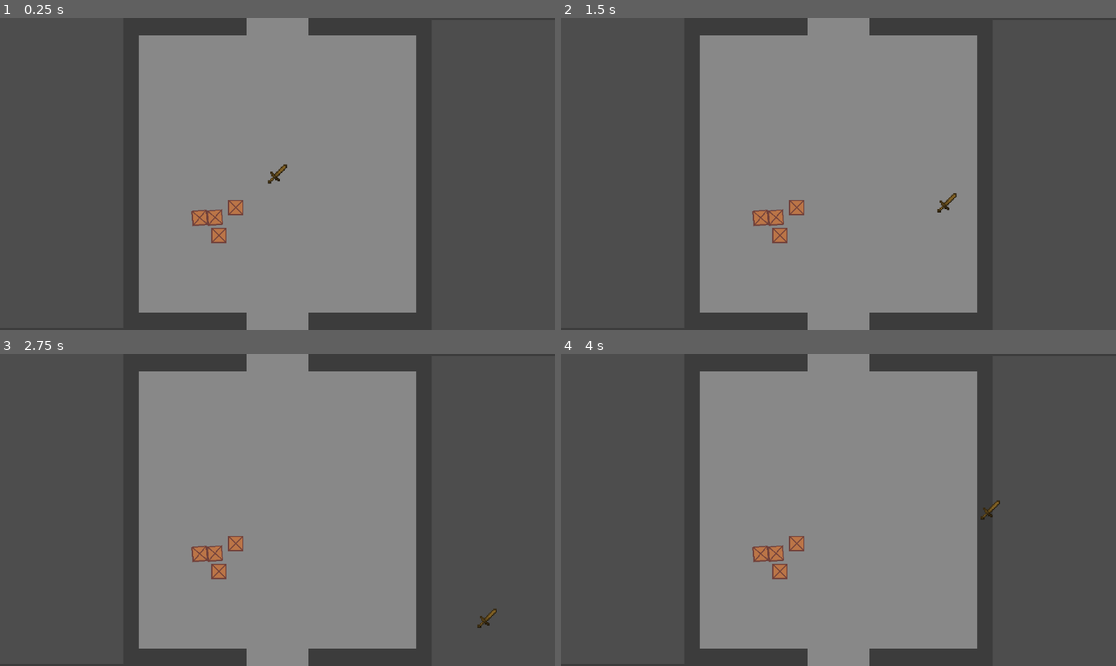
Above: before the commit, frames 1-4 (two rows, left to right).
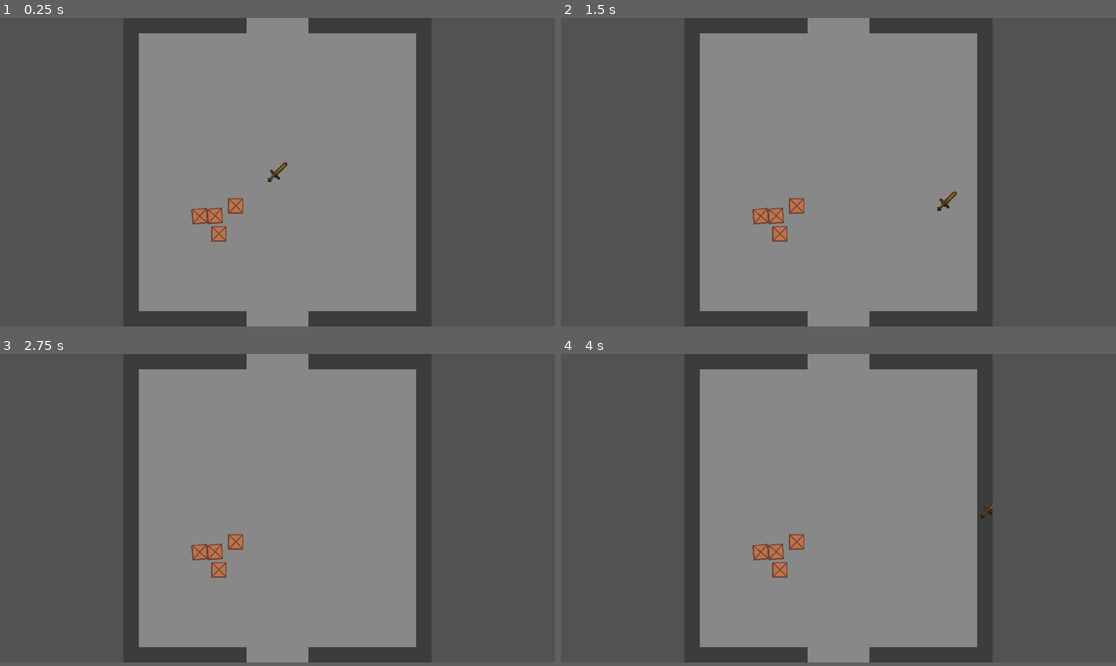
Above: after the commit, the same moments.

Repository: DeanBolte/pjam16
Game: Godot game, scene res://scenes/deans_garden.tscn
Two runs of this game, one before a commit and one after it. Both use one fixed random seed, a clock stepped at 60 frames per second and the inputs below.
Inputs (mouse positions are in pixels of both pictures, inside the frame that each line leads up to):
- Up to frame 1 (0.25 s): no input
- Up to frame 2 (1.5 s): tap Enter at 0.5 s; move the mouse to (960, 158) at 0.52 s; press the mouse at (960, 158) at 0.53 s; hold Right (ui_right) 0.53-1.28 s; move the mouse to (727, 189) at 1.27 s; release the mouse at (727, 189) at 1.28 s; hold Down (ui_down) from 1.28 s (still down); click (727, 189) at 1.35 s
- Up to frame 3 (2.75 s): move the mouse to (333, 441) at 2.02 s; release Down (ui_down) at 2.03 s; press the mouse at (333, 441) at 2.03 s; hold Right (ui_right) from 2.03 s (still down)
- Up to frame 4 (4 s): move the mouse to (810, 572) at 2.77 s; release Right (ui_right) at 2.78 s; release the mouse at (810, 572) at 2.78 s; hold Up (ui_up) 2.78-3.53 s; click (810, 572) at 2.85 s; move the mouse to (1005, 556) at 3.52 s; press the mouse at (1005, 556) at 3.53 s; hold Left (ui_left) from 3.53 s (still down)
In our replay, the window is 799x449 before the commit and 799x444 after it. These sizes can differ from the game's own. Grey fills any space a smaller window leaves; there, only what the larger window draws over its background counts as a difference.

The runs differ from the first frame. In frame 1, 1.0% of the frame differs, in the area x 25-75%, y 4-100%; in frame 2, 1.0%; in frame 3, 1.0%; in frame 4, 1.0%.

Commit message:
added new camera tech

Diff:
--- a/project.godot
+++ b/project.godot
@@ -19,6 +19,10 @@
 
 Signals="*res://Singletons/signals.tscn"
 
+[display]
+
+window/size/viewport_height=640
+
 [input]
 
 stop_moving={
--- a/room_camera/room_camera.tscn
+++ b/room_camera/room_camera.tscn
@@ -1,7 +1,22 @@
-[gd_scene load_steps=2 format=3 uid="uid://p847824ux4ub"]
+[gd_scene load_steps=3 format=3 uid="uid://p847824ux4ub"]
 
 [ext_resource type="Script" path="res://room_camera/room_camera.gd" id="1_4ouwj"]
+[ext_resource type="Texture2D" uid="uid://iyri13fn31l2" path="res://assets/BasicSprites/backwall.png" id="2_gcxas"]
 
 [node name="RoomCamera" type="Camera2D"]
 zoom = Vector2(0.1, 0.1)
 script = ExtResource("1_4ouwj")
+
+[node name="SideCutInLeft" type="Sprite2D" parent="."]
+z_index = 100
+position = Vector2(-448, 0)
+texture = ExtResource("2_gcxas")
+region_enabled = true
+region_rect = Rect2(0, 0, 256, 640)
+
+[node name="SideCutInRight" type="Sprite2D" parent="."]
+z_index = 100
+position = Vector2(448, 0)
+texture = ExtResource("2_gcxas")
+region_enabled = true
+region_rect = Rect2(0, 0, 256, 640)
--- a/scenes/deans_garden.tscn
+++ b/scenes/deans_garden.tscn
@@ -1,7 +1,8 @@
-[gd_scene load_steps=6 format=3 uid="uid://dn1b258vpo4kg"]
+[gd_scene load_steps=7 format=3 uid="uid://dn1b258vpo4kg"]
 
 [ext_resource type="PackedScene" uid="uid://d1wjc1scifet6" path="res://levelgen/level_generator.tscn" id="1_dwhmm"]
 [ext_resource type="PackedScene" uid="uid://p847824ux4ub" path="res://room_camera/room_camera.tscn" id="2_iqi8r"]
+[ext_resource type="PackedScene" uid="uid://k6ra4mvps7no" path="res://levelgen/room/room.tscn" id="3_tfnt4"]
 [ext_resource type="Script" path="res://scenes/temp_player.gd" id="4_2uudr"]
 [ext_resource type="Texture2D" uid="uid://dfvtyrddd1sxe" path="res://assets/Development/basic_sword.png" id="4_k5djn"]
 
@@ -26,3 +27,6 @@
 
 [node name="RoomCamera" parent="." instance=ExtResource("2_iqi8r")]
 zoom = Vector2(1, 1)
+position_smoothing_enabled = true
+
+[node name="Room" parent="." instance=ExtResource("3_tfnt4")]
